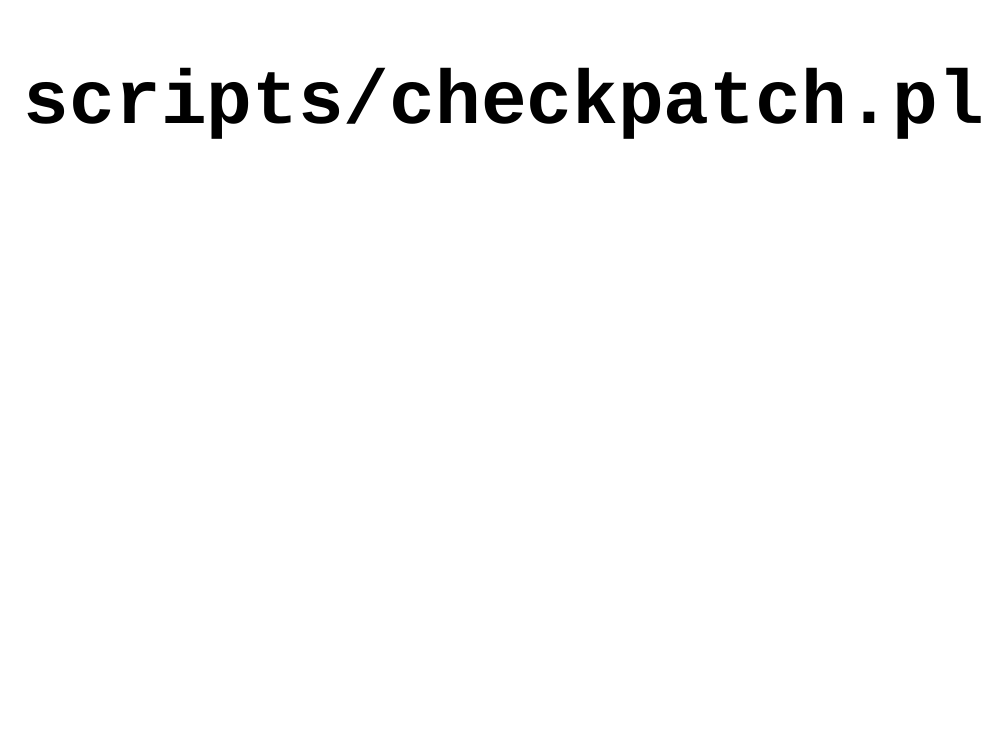
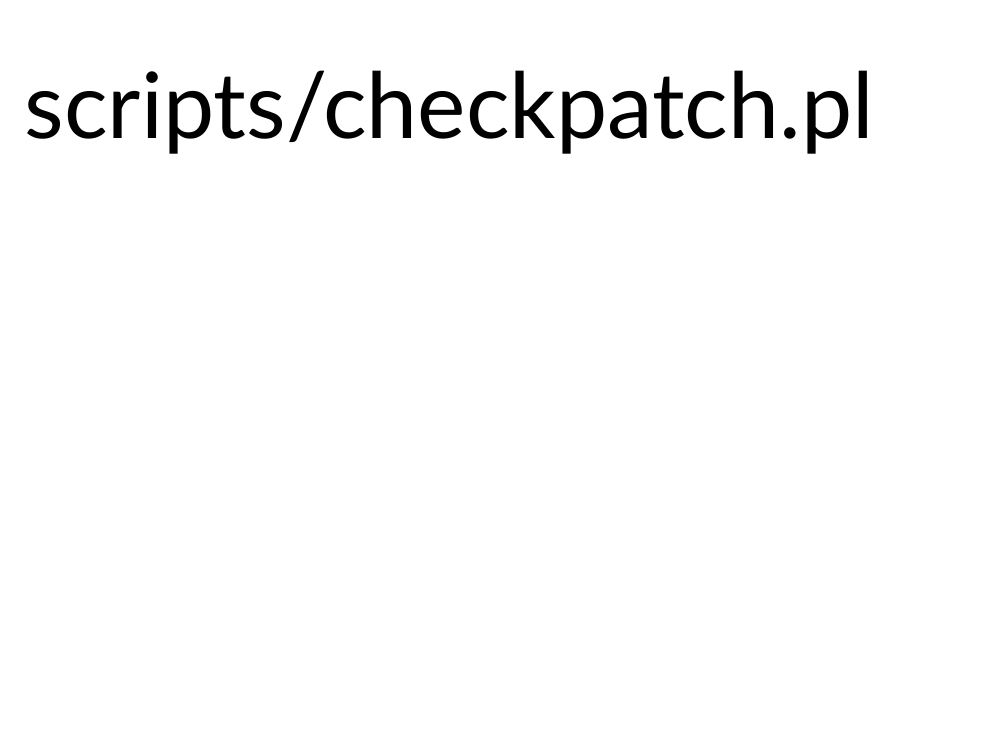
Before and after one commit to gregkh/kernel-tutorial, a slide deck: slide 7 of kernel_patch_tutorial.odp (slide 11 before the commit). Drawn at 1008x756 pixels with LibreOffice and Linux fonts; fonts in the diff are those of the drawing. Boxes give left, top, right and bottom in pixels: in the first picture for what was removed or moved away, otherwise in the second. Text is boxed around its words. In the diff, an @@ line names an element or a change of style, - is before the commit and + after.

```diff
--- a/kernel_patch_tutorial.odp
+++ b/kernel_patch_tutorial.odp
@@ text "scripts/checkpatch.pl" at [25, 70, 874, 154]: size 60 to 72 pt, font Courier New to Lato, bold off @@
```
Also in this commit, not shown: 13 other slides changed, 1 slide added, 2 slides removed, 2 other files.
